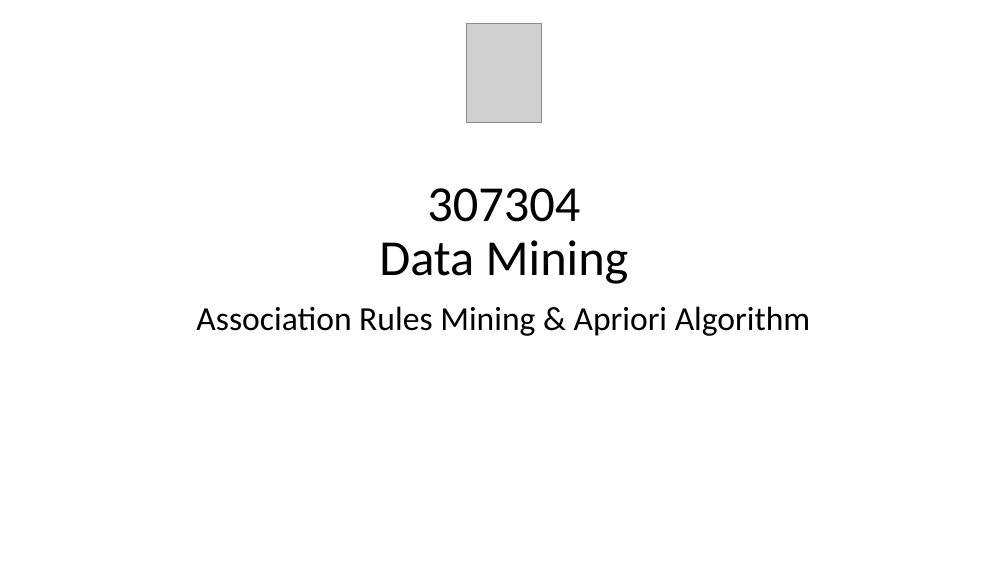
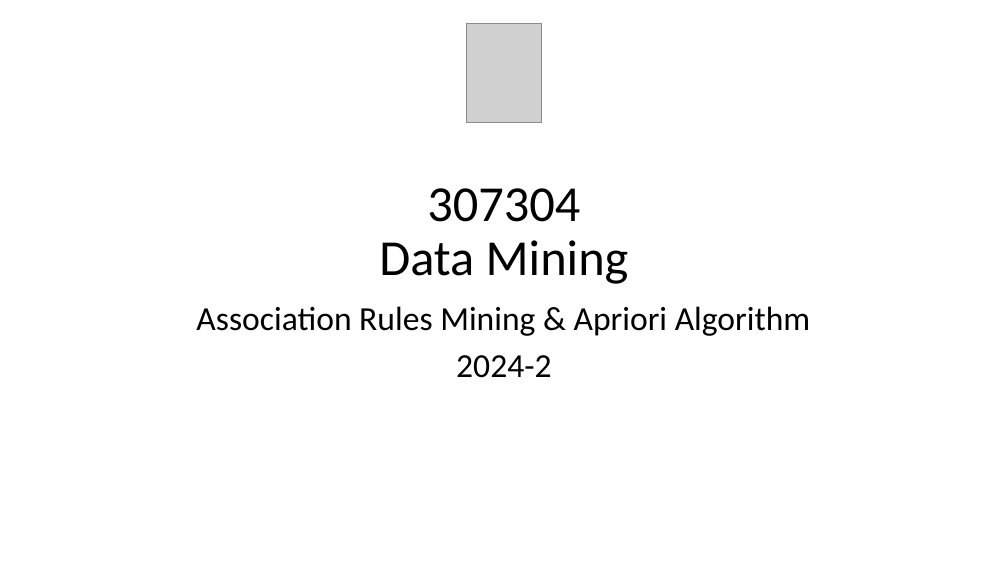
Before and after one commit to msfasha/307304-Data-Mining, a slide deck: slide 1 of 20243/Part 5-Associatin Rules Mining/association_rules_mining.pptx. Drawn at 1008x567 pixels with LibreOffice and Linux fonts; fonts in the diff are those of the drawing; grey boxes stand for pictures; background and template pictures are left out. Boxes give left, top, right and bottom in pixels: in the first picture for what was removed or moved away, otherwise in the second. Text is boxed around its words. In the diff, an @@ line names an element or a change of style, - is before the commit and + after.

```diff
--- a/20243/Part 5-Associatin Rules Mining/association_rules_mining.pptx
+++ b/20243/Part 5-Associatin Rules Mining/association_rules_mining.pptx
@@ subtitle at bbox=[456, 355, 551, 378]: paragraph added @@
+2024-2
```
Also in this commit, not shown: 29 other files.
